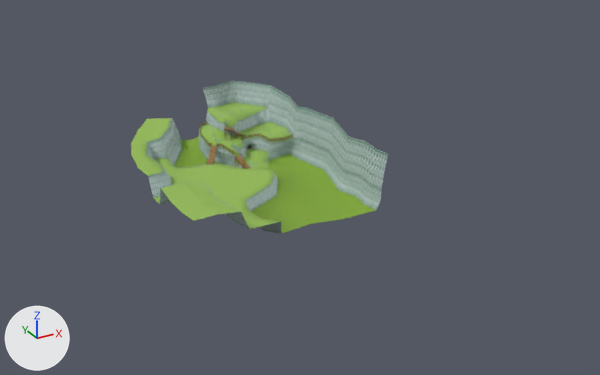
Before and after pictures for a commit that changed the Blender file WorkingFolder/blend/fierro.blend.
One viewpoint serves both versions: a camera (50 mm lens) standing at (-110.9, -246.1, 100.9) and looking at (10.0, -26.2, -9.0). The lights are fixed; the arrows at lower left show +X, +Y and +Z.

Objects in the first picture: 'FierroTown'.
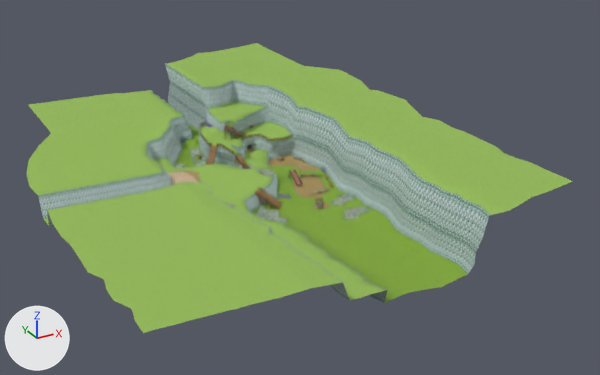
Location of each change, (x1, y1, x2, y2) in pixels of the pictures (600 x 375 px):
'FierroTown', reshaped (112% wider, 89% taller): before (131, 80, 388, 233); after (27, 43, 573, 333)
'Flowers', added: after (174, 121, 370, 223)
'Plane.001', added: after (255, 187, 282, 209)
'FierroTown.005', shown: after (168, 172, 198, 185)
'Plane.002', added: after (288, 170, 303, 186)
'Circle', added: after (315, 197, 323, 207)
part 1 of me_icosphere_033, built on: before (181, 80, 364, 213); after (27, 43, 573, 333)
part 2 of me_icosphere_033, surface changed: (205, 120, 384, 189) in both
part 3 of me_icosphere_033, recoloured: before (168, 148, 254, 185); after (169, 148, 254, 173)

Edits to the bpy script that builds the scene:
```text
Add img_dirt_path_png:
    img_dirt_path_png = load_image('dirt_path.png', 'dirt_path.png', 64, 64, 'sRGB')
Add img_dirt_path_dark_png:
    img_dirt_path_dark_png = load_image('dirt_path_dark.png', 'dirt_path_dark.png', 64, 64, 'sRGB')
Add img_swing_png:
    img_swing_png = load_image('swing.png', 'swing.png', 64, 64, 'sRGB')
Add img_flowers_png:
    img_flowers_png = load_image('flowers.png', 'flowers.png', 64, 64, 'sRGB')
Add mat_dirt:
    mat_dirt = principled_material('dirt')
    mat_dirt.texture = img_dirt_path_png
Add mat_dirt_dark:
    mat_dirt_dark = principled_material('dirt_dark')
    mat_dirt_dark.texture = img_dirt_path_dark_png
Add mat_swing:
    mat_swing = bpy.data.materials.new('swing')
    # uses the picture img_swing_png
Add mat_flowers:
    mat_flowers = bpy.data.materials.new('flowers')
    # uses the picture img_flowers_png
Add mat_water:
    mat_water = principled_material('water')
    mat_water.base_color = (0.122, 0.235, 0.361)  # blue #6285a2
    mat_water.alpha = 0.5
Change me_icosphere_033:
    used by ob_fierrotown; location = (0.0, 0.0, 0.0)
    remove me_icosphere_033.from_pydata(...)  # 543 vertices, 443 faces; spans x -38.2..27.5, y -52.1..26.5, z -11.4..14.8
    add me_icosphere_033.from_pydata(...)  # 2242 vertices, 2020 faces; spans x -71.6..60.9, y -99.9..73.4, z -11.4..14.8
    me_icosphere_033 part 1: 1 vertex moved from x 14.3, y 12.2, z 5.2 to x 13.1, y 11.4, z 3.0; 15 vertices removed from x -10.3..20.7, y -38.8..24.4, z -10.2..14.4; 1714 vertices added at x -71.6..60.9, y -99.9..73.4, z -11.4..14.7
    me_icosphere_033 part 2: 19 kept faces spanning x -30.3..26.3, y -52.1..20.9, z -7.5..3.6 get new texture (UV) coordinates
    me_icosphere_033 part 3: 13 faces spanning x -30.3..7.3, y -16.6..3.9, z -6.4..-4.7 switch from mat_grass (picture img_gray_rockwall_top_png) to mat_dirt (picture img_dirt_path_png)
    add me_icosphere_033.materials.append(mat_dirt_dark)  # picture img_dirt_path_dark_png
Add me_plane_010:
    me_plane_010.from_pydata(...)  # 38 vertices, 15 faces; spans x -0.94..0.94, y -2.12..5.12, z 0.0..3.5
    # faces by material slot: [13, 2]
    me_plane_010.materials.append(mat_swing)
    me_plane_010.materials.append(mat_fence)
Add me_plane:
    me_plane.from_pydata(...)  # 668 vertices, 267 faces; spans x -22.5..23.5, y -53.6..20.3, z -11.4..4.3
    me_plane.materials.append(mat_flowers)
Add me_plane_005:
    me_plane_005.from_pydata(...)  # 132 vertices, 102 faces; spans x -1.6..1.6, y -6.7..1.03, z -0.52..5.65
    me_plane_005.materials.append(mat_docks)  # picture img_wooden_scaffolding_png
Add me_circle:
    me_circle.from_pydata(...)  # 144 vertices, 129 faces; spans x -1.2..1.2, y -1.0..1.0, z -4.0..2.69
    # faces by material slot: [61, 64, 4]
    me_circle.materials.append(mat_docks)  # picture img_wooden_scaffolding_png
    me_circle.materials.append(mat_mountain1)  # picture img_gray_rockwall_png
    me_circle.materials.append(mat_water)  # blue #6285a2
Change ob_fierrotown_005:
    remove ob_fierrotown_005.hide_set(True)
Add ob_plane_002:
    ob_plane_002 = bpy.data.objects.new('Plane.002', me_plane_010)
    ob_plane_002.location = (10.5, -23.4, -8.8)
Add ob_flowers:
    ob_flowers = bpy.data.objects.new('Flowers', me_plane)
    ob_flowers.location = (0.0, 0.0, 0.0)
Add ob_plane_001:
    ob_plane_001 = bpy.data.objects.new('Plane.001', me_plane_005)
    ob_plane_001.location = (-6.2, -29.9, -10.2)
    ob_plane_001.rotation_euler = (-0.0394, -0.0926, 0.787)  # degrees (-2.3, -5.3, 45)
Add ob_circle:
    ob_circle = bpy.data.objects.new('Circle', me_circle)
    ob_circle.location = (10.4, -38.1, -10.8)
```
